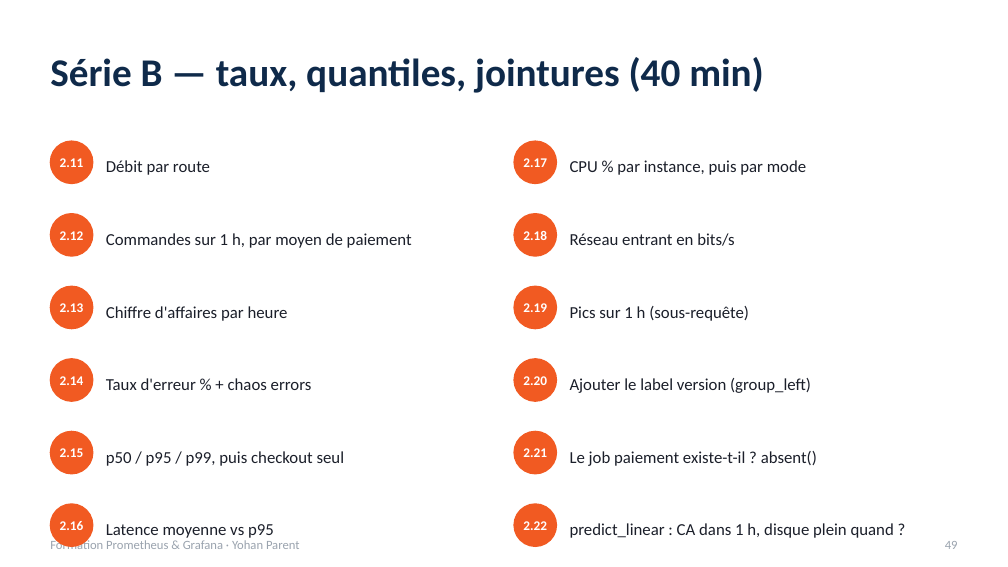
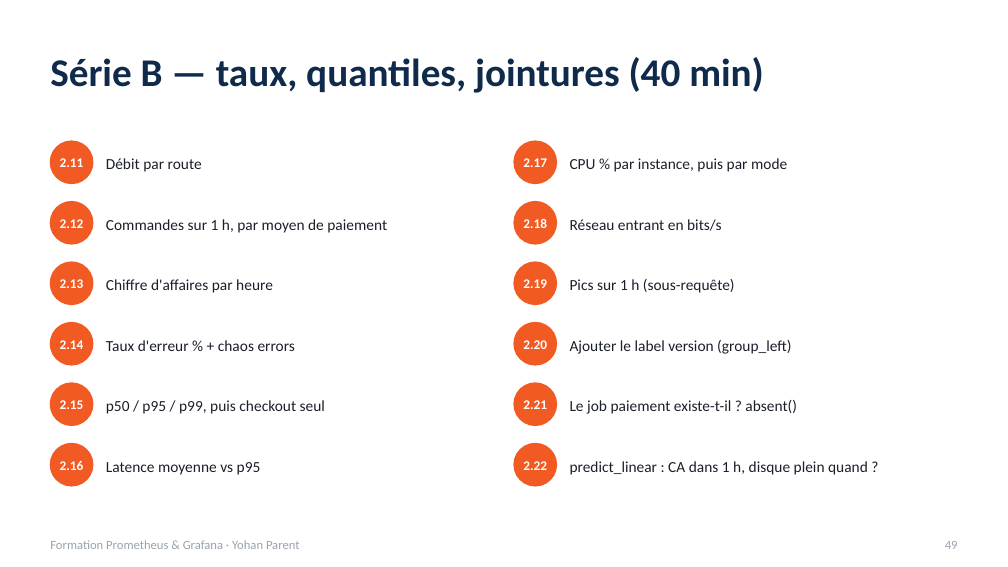
Before and after one commit to yparent/formation-observabilite-lab, a slide deck: slide 49 of docs/slides/Formation-Prometheus-Grafana.pptx. Drawn at 1008x567 pixels with LibreOffice and Linux fonts; fonts in the diff are those of the drawing. Boxes give left, top, right and bottom in pixels: in the first picture for what was removed or moved away, otherwise in the second. Text is boxed around its words. In the diff, an @@ line names an element or a change of style, - is before the commit and + after.

```diff
--- a/docs/slides/Formation-Prometheus-Grafana.pptx
+++ b/docs/slides/Formation-Prometheus-Grafana.pptx
@@ text "Commandes sur 1 h, par ...": place and size @@
-text "Commandes sur 1 h, par ..." at [106,233,412,248]
+text "Commandes sur 1 h, par ..." at [106,219,387,233]
@@ 2 texts, 2 ellipses: place and size @@
-2 texts, 2 ellipses at [50,214,556,256]
+2 texts, 2 ellipses at [50,202,556,244]
@@ text "Réseau entrant en bits/s": place and size @@
-text "Réseau entrant en bits/s" at [570,233,735,246]
+text "Réseau entrant en bits/s" at [570,219,722,231]
@@ text "Chiffre d'affaires par heure": place and size @@
-text "Chiffre d'affaires par heure" at [106,306,288,321]
+text "Chiffre d'affaires par heure" at [106,279,273,293]
@@ 2 texts, 2 ellipses: place and size @@
-2 texts, 2 ellipses at [50,286,556,329]
+2 texts, 2 ellipses at [50,262,556,304]
@@ text "Pics sur 1 h (sous-requête)": place and size @@
-text "Pics sur 1 h (sous-requête)" at [570,306,749,321]
+text "Pics sur 1 h (sous-requête)" at [570,279,735,293]
@@ text "Taux d'erreur % + chaos ...": place and size @@
-text "Taux d'erreur % + chaos ..." at [106,378,312,390]
+text "Taux d'erreur % + chaos ..." at [106,340,295,351]
@@ 2 texts, 2 ellipses: place and size @@
-2 texts, 2 ellipses at [50,359,556,401]
+2 texts, 2 ellipses at [50,323,556,365]
@@ text "Ajouter le label version (group_left)": place and size @@
-text "Ajouter le label version (group_left)" at [570,378,811,393]
+text "Ajouter le label version (group_left)" at [570,340,791,354]
@@ text "p50 / p95 / p99, ...": place and size @@
-text "p50 / p95 / p99, ..." at [106,451,345,466]
+text "p50 / p95 / p99, ..." at [106,400,325,414]
@@ 2 texts, 2 ellipses: place and size @@
-2 texts, 2 ellipses at [50,431,556,474]
+2 texts, 2 ellipses at [50,383,556,425]
@@ text "Le job paiement existe-t-il ? ...": place and size @@
-text "Le job paiement existe-t-il ? ..." at [570,451,817,466]
+text "Le job paiement existe-t-il ? ..." at [570,400,797,414]
@@ text "Latence moyenne vs p95": place and size @@
-text "Latence moyenne vs p95" at [106,524,274,538]
+text "Latence moyenne vs p95" at [106,462,261,475]
@@ 2 texts, 2 ellipses: place and size @@
-2 texts, 2 ellipses at [50,504,556,546]
+2 texts, 2 ellipses at [50,444,556,486]
@@ size 12 to 11 pt in 12 elements at [106,158,202,172], [570,158,787,172], [106,219,387,233], [570,219,722,231], [106,279,273,293], [570,279,735,293], [106,340,295,351], [570,340,791,354], [106,400,325,414], [570,400,797,414], [106,462,261,475], [570,461,868,475] @@
@@ text "predict_linear : CA dans 1 ...": place and size @@
-text "predict_linear : CA dans 1 ..." at [570,523,894,538]
+text "predict_linear : CA dans 1 ..." at [570,461,868,475]
```
Also in this commit, not shown: 11 other slides changed, 1 slide added, 34 other files.
